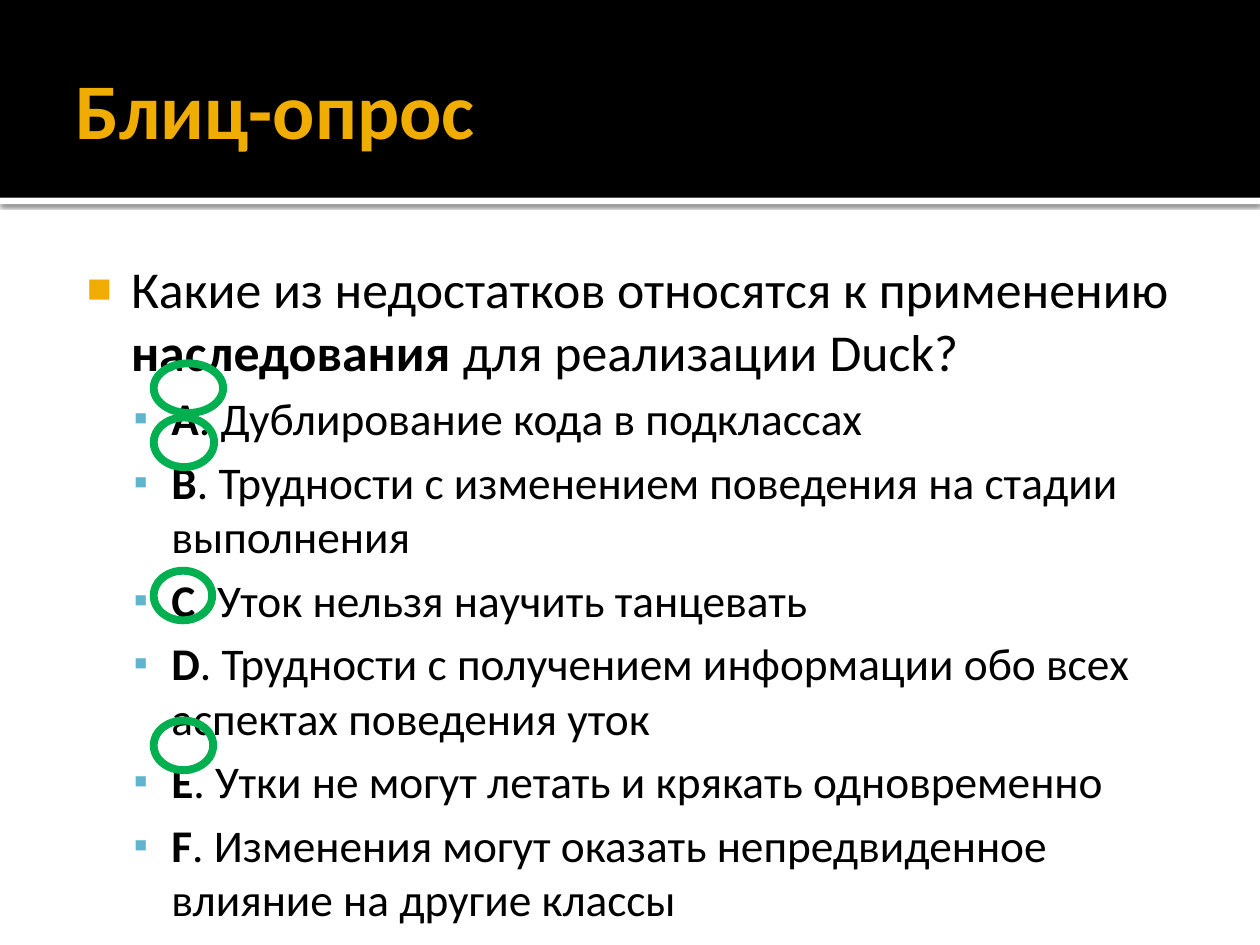
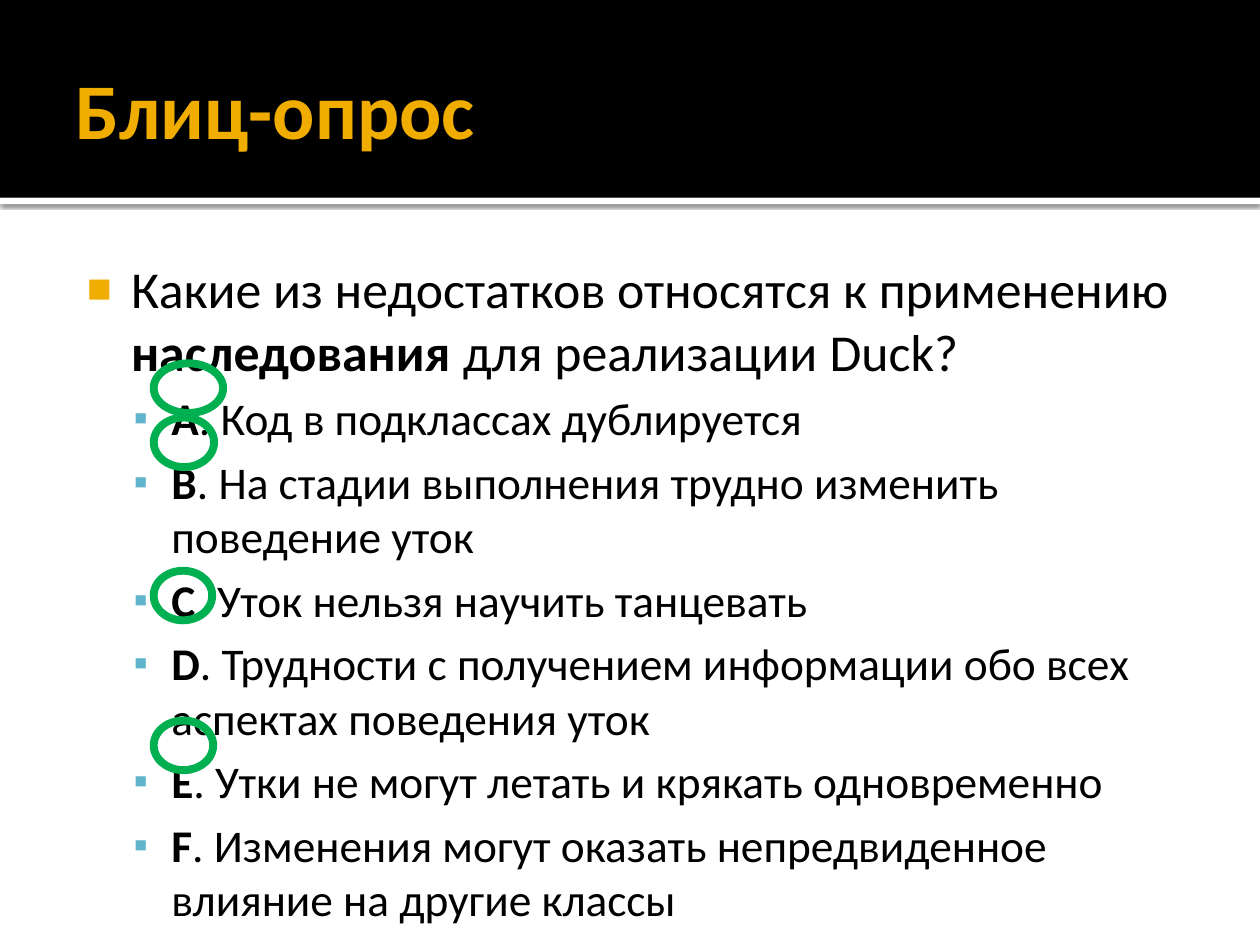
Before and after one commit to alexey-malov/ood, a slide deck: slide 7 of lectures/01.strategy/strategy.pptx (slide 13 before the commit). Drawn at 1260x945 pixels with LibreOffice and Linux fonts; fonts in the diff are those of the drawing. Boxes give left, top, right and bottom in pixels: in the first picture for what was removed or moved away, otherwise in the second. Text is boxed around its words. In the diff, an @@ line names an element or a change of style, - is before the commit and + after.

```diff
--- a/lectures/01.strategy/strategy.pptx
+++ b/lectures/01.strategy/strategy.pptx
@@ text at [171,398,998,561]: text changed @@
-  ▪ A. Дублирование кода в подклассах
-  ▪ B. Трудности с изменением поведения на стадии выполнения
+  ▪ A. Код в подклассах дублируется
+  ▪ B. На стадии выполнения трудно изменить поведение уток
```
Also in this commit, not shown: 9 other slides changed, 2 slides added, 7 slides removed, 2 other files.
